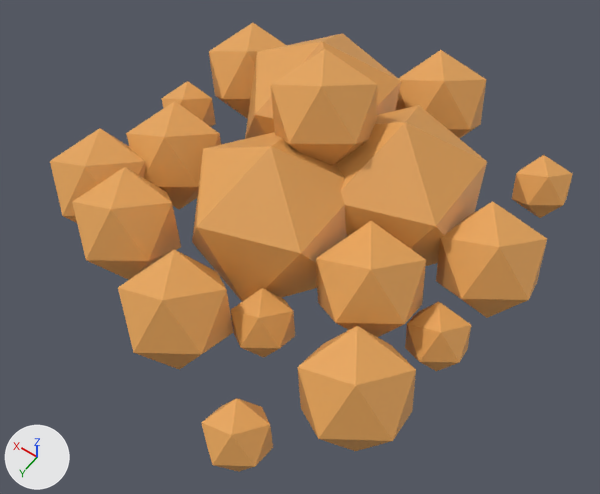
The Blender file blender/items.blend: old version first, new version second.
Both versions are drawn from a camera (50 mm lens) standing at (-0.437, 0.596, 0.931) and looking at (-0.049, 0.051, 0.076). The axes (+X, +Y, +Z) are drawn at lower left. The lights are the same throughout.

The first picture shows 'CopperMesh'.
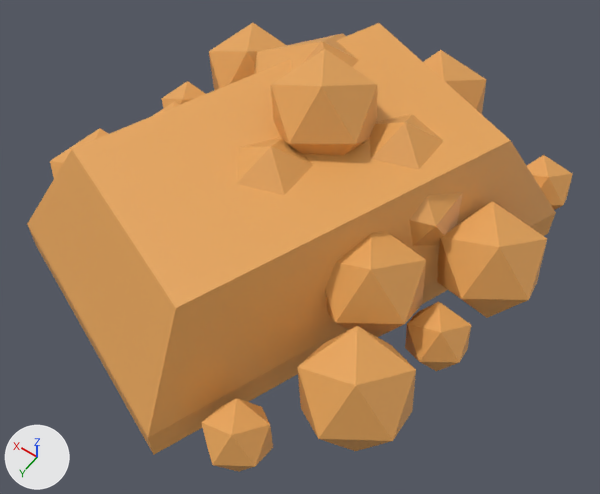
Commit message: Added copper bar item

Location of each change, (x1, y1, x2, y2) in pixels of the pictures (600 x 494 px):
'CopperBar', added (orange)
    after: (27, 23, 556, 455)

Diff of the bpy script that builds the scene:
```diff
--- a/blender/items.blend.py
+++ b/blender/items.blend.py
@@ me_copperbar @@
+me_copperbar.from_pydata([(-0.291, -0.22, 0.05), (-0.218, -0.165, 0.193), (-0.057, 0.36, 0.05), (-0.042, 0.27, 0.193), (0.057, -0.36, 0.05), (0.042, -0.27, 0.193), (0.291, 0.22, 0.05), (0.218, 0.165, 0.193), (-0.057, 0.36, 0.004), (-0.291, -0.22, 0.004), (0.291, 0.22, 0.004), (0.057, -0.36, 0.004)], [], [(0, 1, 3, 2), (2, 3, 7, 6), (6, 7, 5, 4), (4, 5, 1, 0), (4, 0, 9, 11), (7, 3, 1, 5), (8, 10, 11, 9), (2, 6, 10, 8), (0, 2, 8, 9), (6, 4, 11, 10)])
+me_copperbar.materials.append(mat_copper)  # orange #e7a559
@@ ob_copperbar @@
+ob_copperbar = bpy.data.objects.new('CopperBar', me_copperbar)
+ob_copperbar.location = (0.0, 0.0, 0.0)
```
